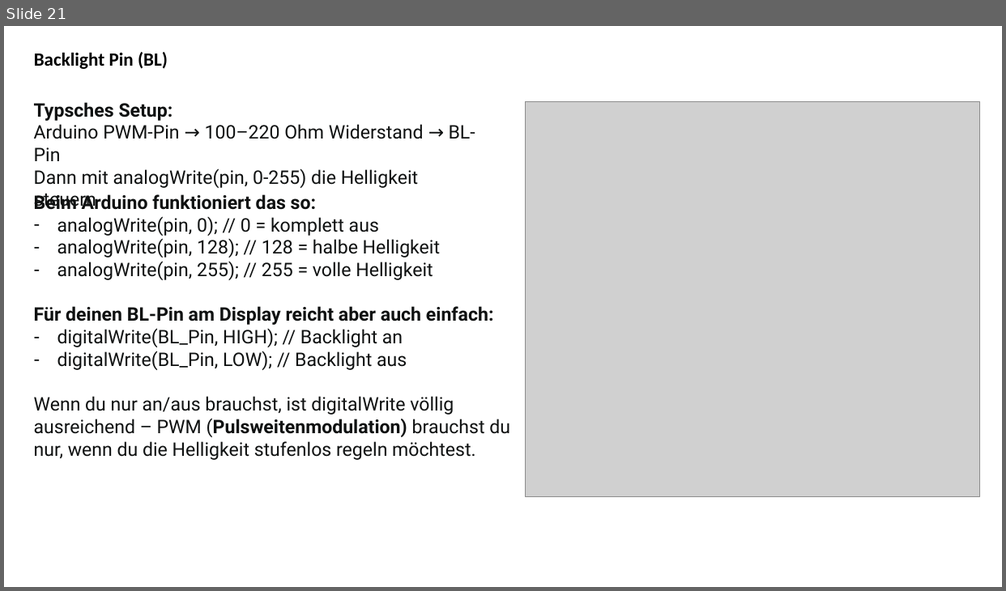
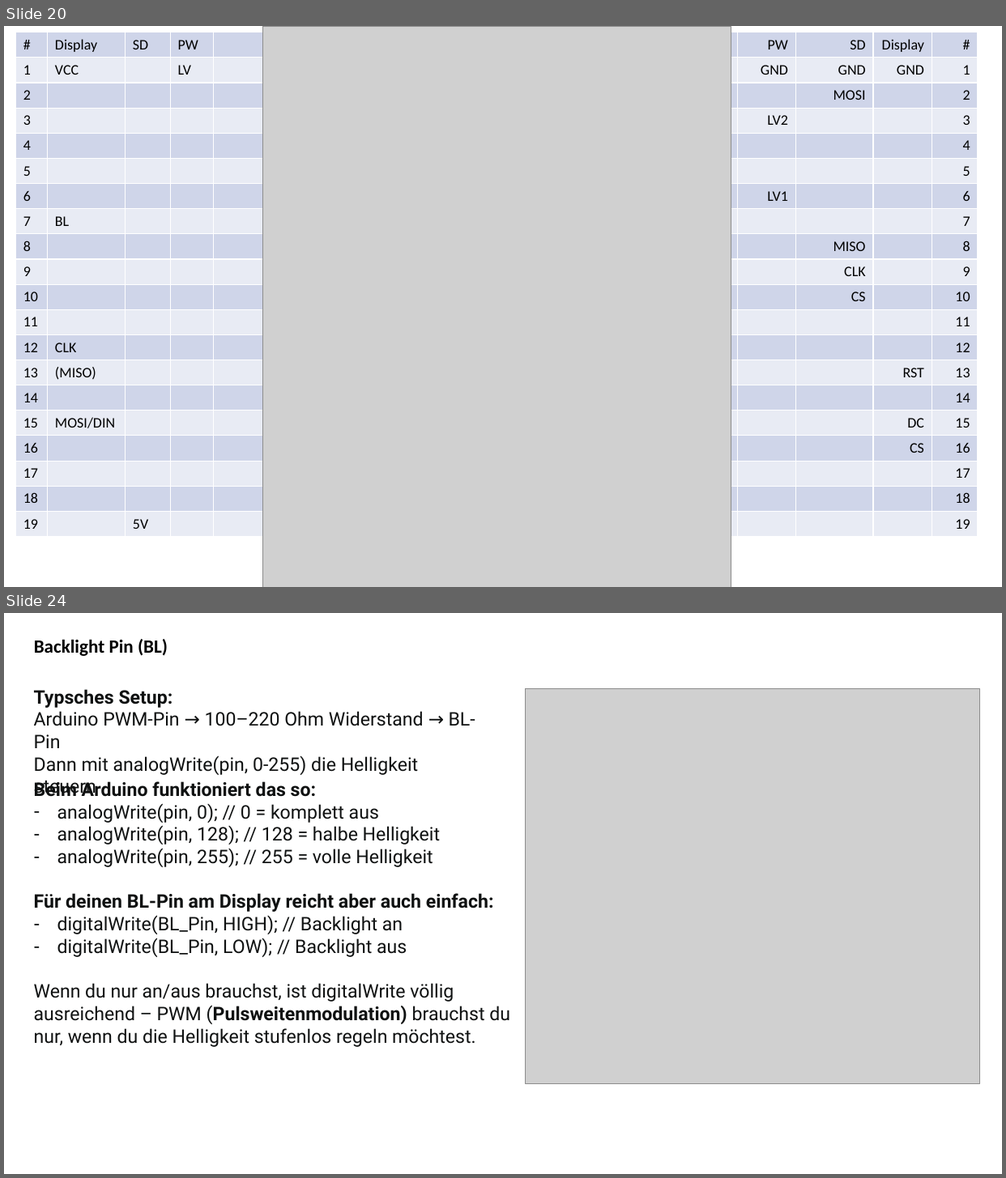
Before and after one commit to jeskes/activityboard, a slide deck: Activityboard.pptx. Shown one above the other, each under a label of ours: slide 21 before the commit, slides 20 and 24 after it; the slides between them are not shown. The pictures are 1006x591 and 1006x1178 pixels, drawn with LibreOffice and Linux fonts; fonts in the diff are those of the drawing; grey boxes stand for pictures. Boxes give left, top, right and bottom in pixels: in the first picture for what was removed or moved away, otherwise in the second. Text is boxed around its words. In the diff, an @@ line names an element or a change of style, - is before the commit and + after.

```diff
--- a/Activityboard.pptx
+++ b/Activityboard.pptx
@@ slide 20 added at (x1=4, y1=26, x2=1002, y2=587), background #FFFFFF @@
@@ table added at (x1=16, y1=32, x2=978, y2=535), 20 rows, 9 columns @@
+# | Display | SD | PW |  | PW | SD | Display | #
+1 | VCC |  | LV |  | GND | GND | GND | 1
+2 |  |  |  |  |  | MOSI |  | 2
+3 |  |  |  |  | LV2 |  |  | 3
+4 |  |  |  |  |  |  |  | 4
+5 |  |  |  |  |  |  |  | 5
+6 |  |  |  |  | LV1 |  |  | 6
+7 | BL |  |  |  |  |  |  | 7
+8 |  |  |  |  |  | MISO |  | 8
+9 |  |  |  |  |  | CLK |  | 9
+10 |  |  |  |  |  | CS |  | 10
+11 |  |  |  |  |  |  |  | 11
+12 | CLK |  |  |  |  |  |  | 12
+13 | (MISO) |  |  |  |  |  | RST | 13
+14 |  |  |  |  |  |  |  | 14
+15 | MOSI/DIN |  |  |  |  |  | DC | 15
+16 |  |  |  |  |  |  | CS | 16
+17 |  |  |  |  |  |  |  | 17
+18 |  |  |  |  |  |  |  | 18
+19 |  | 5V |  |  |  |  |  | 19
@@ picture added at (x1=262, y1=26, x2=731, y2=587) @@
@@ what was slide 21 is now slide 24 @@
```
Also in this commit, not shown: 1 slide changed, 3 other slides added, 1 slide removed, 21 other files.
